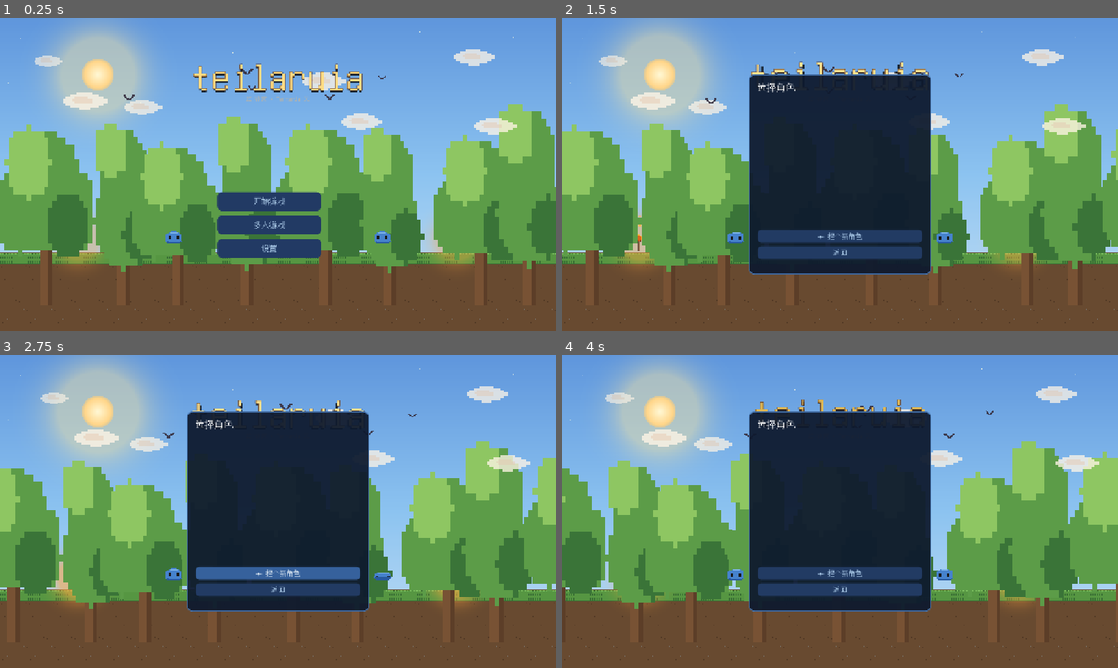
Above: before the commit, frames 1-4 (two rows, left to right).
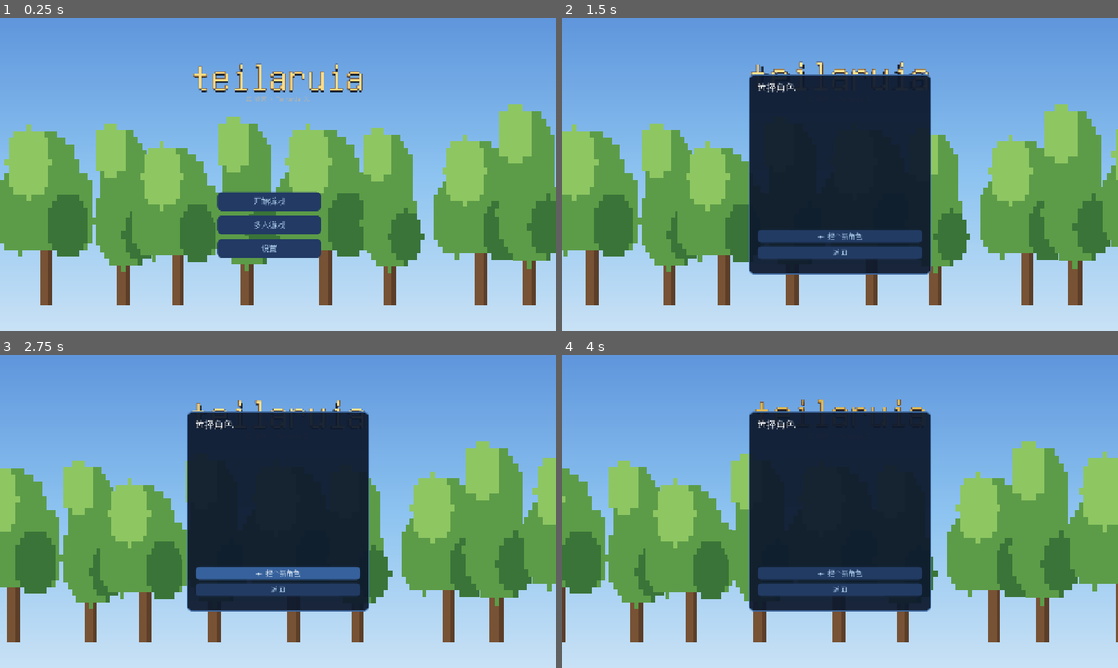
Above: after the commit, the same moments.

Repository: Nornttyy/tielaruia
Game: Godot game, scene res://scenes/main.tscn
Same seed, same stepped clock (60 frames per second), same inputs: the game is played once before the commit and once after it.
Inputs (mouse positions are in pixels of both pictures, inside the frame that each line leads up to):
- Up to frame 1 (0.25 s): no input
- Up to frame 2 (1.5 s): click "开始游戏" at 0.5 s; tap Enter at 1.25 s; move the mouse to (962, 158) at 1.27 s; hold D (move_right) from 1.28 s (still down); tap E (interact) at 1.35 s; click (962, 158) at 1.42 s
- Up to frame 3 (2.75 s): tap Space (jump) at 1.52, 1.82 s; release D (move_right) at 2 s; drag from (166, 527) to (250, 574) at 2.02 s
- Up to frame 4 (4 s): move the mouse to (895, 442) at 2.77 s; hold D (move_right) 2.78-3.5 s; hold Right mouse button (secondary) 2.78-3.5 s; drag from (812, 574) to (673, 464) at 3.52 s

The runs differ from the first frame. In frame 1, 27% of the frame differs, in the area x 0-100%, y 1-100%; in frame 2, 26%; in frame 3, 26%; in frame 4, 26%.

Commit message:
feat(menu): 背景只留树 — 删掉太阳/星星/山/地面/云/鸟/火把/史莱姆 (保留天空底色)
- _ready 只调 sky+trees, 隐藏 Hills/Ground; _process 只动画树
- 删过时的火把层测试; 更新背景测试为'只留树无云'

Co-Authored-By: Claude Opus 4.8 (1M context) <noreply@anthropic.com>

Diff:
--- a/scripts/ui/main_menu.gd
+++ b/scripts/ui/main_menu.gd
@@ -63,15 +63,10 @@
 
 func _ready() -> void:
 	_setup_sky_gradient()
-	_setup_sun()
-	_setup_stars()
-	_setup_hills()
-	_setup_ground()
+	# 背景只留树 (用户要求): 隐藏山+地面, 不画太阳/星星/云/鸟/火把/史莱姆
+	_hills.visible = false
+	$BackgroundLayer/Ground.visible = false
 	_setup_trees()
-	_setup_clouds()
-	_setup_birds()
-	_setup_torches()
-	_setup_slimes()
 	_setup_title()
 	_start_title_breathing()
 	_setup_buttons()
@@ -160,10 +155,7 @@
 func _process(delta: float) -> void:
 	if not visible:
 		return
-	_animate_clouds(delta)
-	_animate_birds(delta)
 	_animate_trees(delta)
-	_animate_slimes(delta)
 
 
 # ---- background ----
--- a/tests/integration/test_menu_torch_layer.gd
+++ /dev/null
@@ -1,17 +0,0 @@
-# 回归: 主菜单火把层该排在前景树(TreesFront)之前绘制 → 树从前面遮住火把 (用户要求).
-extends GutTest
-
-const MainMenuScene = preload("res://scenes/ui/main_menu.tscn")
-
-
-func test_torch_layer_behind_front_trees() -> void:
-	var menu = MainMenuScene.instantiate()
-	add_child_autofree(menu)
-	await wait_frames(3)   # 等 _ready 跑完 (建树+火把)
-	var bg: Node = menu.get_node("BackgroundLayer")
-	var torches: Node = bg.get_node_or_null("Torches")
-	var front: Node = bg.get_node_or_null("TreesFront")
-	assert_not_null(torches, "该有火把层 Torches")
-	assert_not_null(front, "该有前景树层 TreesFront")
-	if torches != null and front != null:
-		assert_lt(torches.get_index(), front.get_index(), "火把层该在前景树之前绘制 (索引更小=更靠后=被树遮)")
--- a/tests/unit/test_main_menu.gd
+++ b/tests/unit/test_main_menu.gd
@@ -29,11 +29,15 @@
 	assert_not_null(mm.get_node_or_null("BackgroundLayer/Sky"))
 
 
-func test_background_has_clouds():
+# 背景只留树 (用户要求): 云/太阳/鸟/史莱姆/地面都不画了
+func test_background_only_trees_no_clouds():
 	var mm = _make()
 	var clouds = mm.get_node_or_null("BackgroundLayer/Clouds")
-	assert_not_null(clouds)
-	assert_gt(clouds.get_child_count(), 0, "至少一朵云")
+	assert_true(clouds == null or clouds.get_child_count() == 0, "背景不该有云了")
+	# 地面隐藏
+	var ground = mm.get_node_or_null("BackgroundLayer/Ground")
+	if ground != null:
+		assert_false(ground.visible, "地面该隐藏 (只留树)")
 
 
 func test_background_has_trees():
